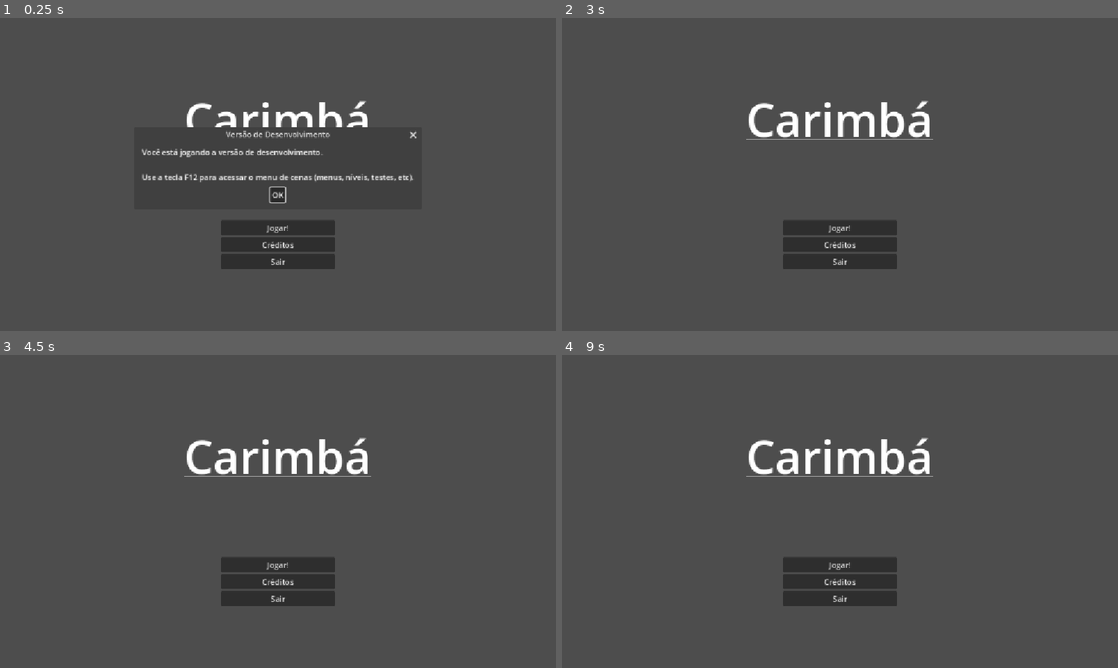
Above: before the commit, frames 1-4 (two rows, left to right).
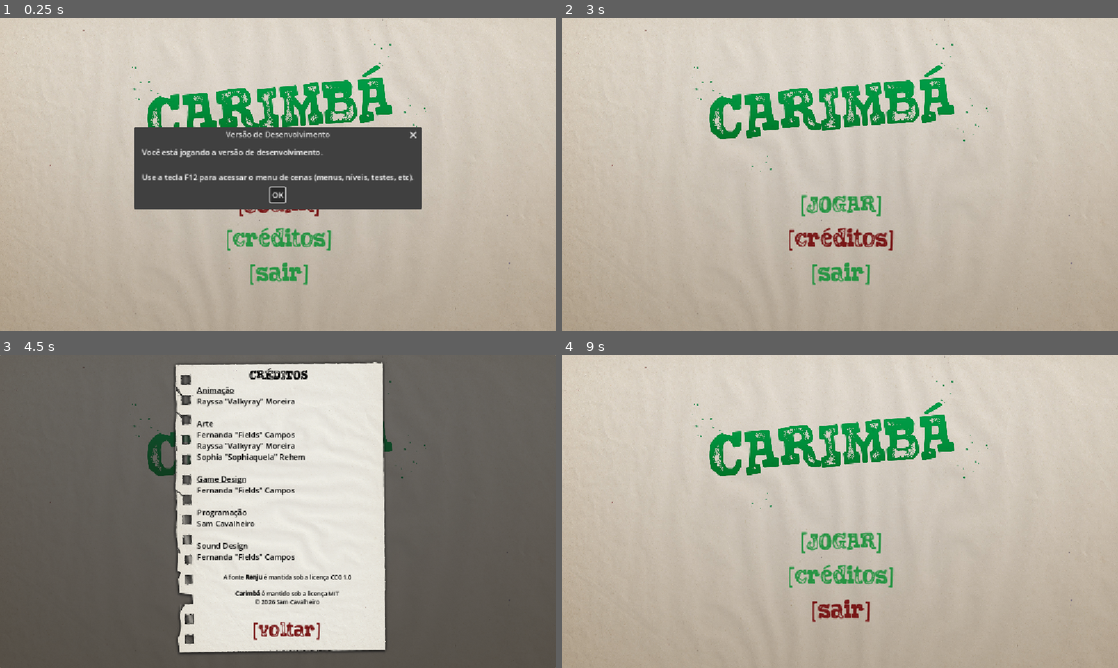
Above: after the commit, the same moments.

Repository: sam-cavalheiro/felpojam-2026
Game: Godot game, scene res://Nodes/Scenes/title_menu_scene.tscn
The game is run twice, just before and just after one commit, with the same random seed, the same clock (stepped at 60 frames per second) and the same inputs.
Inputs (mouse positions are in pixels of both pictures, inside the frame that each line leads up to):
- Up to frame 1 (0.25 s): no input
- Up to frame 2 (3 s): click "Créditos" (after the commit: "[créditos]") at 0.5 s; click "Jogar!" (after the commit: "[JOGAR]") at 1.25 s; click "Jogar!" (after the commit: "[JOGAR]") at 2 s; click "OK" at 2.75 s
- Up to frame 3 (4.5 s): tap Enter (interact) at 3.5, 3.6 s; move the mouse to (400, 495) at 3.52 s; hold Right (move_right) 3.53-4.28 s; click (400, 495) at 3.67 s; tap Space at 4.25 s; move the mouse to (166, 527) at 4.27 s; hold Down (move_down) from 4.28 s (still down); tap Mouse wheel down (switch_next_stamp) at 4.35 s; click (166, 527) at 4.42 s
- Up to frame 4 (9 s): release Down (move_down) at 5 s; click (851, 630) at 5 s, where only the run after the commit has a clickable "[voltar]"; tap Enter (interact) at 5.75, 7.25, 7.35 s; move the mouse to (895, 442) at 5.77 s; hold Right (move_right) 5.78-6.53 s; tap Mouse wheel up (switch_previous_stamp) at 5.85, 8.85 s; click (895, 442) at 5.92 s; tap Space at 6.5, 8 s; move the mouse to (812, 574) at 6.52 s; hold Up (move_up) 6.53-7.28 s; tap 0 (switch_stamp_0) at 6.6 s; click (812, 574) at 6.67 s; move the mouse to (1006, 558) at 7.27 s; hold Left (move_left) 7.28-8.78 s; click (1006, 558) at 7.42 s; move the mouse to (673, 464) at 8.02 s; tap Mouse wheel down (switch_next_stamp) at 8.1 s; click (673, 464) at 8.17 s; move the mouse to (867, 511) at 8.77 s; hold Down (move_down) from 8.78 s (still down); click (867, 511) at 8.92 s

The runs differ from the first frame. In frame 1, 86% of the frame differs, in the area x 0-100%, y 0-100%; in frame 2, 100%; in frame 3, 46%; in frame 4, 100%.

Commit message:
Implementa nova IU (arte e navegabilidade)
- Implementa nova arte e navegabilidade de IU na tela de título: Nodes/Scenes/title_menu_scene.tscn
- Altera texto na tela de créditos: Nodes/Scenes/title_menu_scene.tscn
- Adiciona node de botão da IU: Nodes/UI/game_button.tscn
- Altera navegabilidade da tela de créditos: Scripts/UI/credits_popup.gd
- Adiciona tema para o botão para condizer com o design: Themes/button_theme.tres
- Altera os controles para que o gamepad funcione na navegação de menus: project.godot

Diff:
--- a/Nodes/Scenes/title_menu_scene.tscn
+++ b/Nodes/Scenes/title_menu_scene.tscn
@@ -1,8 +1,15 @@
 [gd_scene format=3 uid="uid://cadywn7bisd2v"]
 
 [ext_resource type="Script" uid="uid://b18w17ism1t1u" path="res://Scripts/title_menu_scene.gd" id="1_q6vkm"]
-[ext_resource type="Script" uid="uid://cke511qrm5yyd" path="res://Scripts/credits_popup.gd" id="3_flkoa"]
-[ext_resource type="Shortcut" uid="uid://cone2ur3q4uby" path="res://Shortcuts/back_shortcut.tres" id="4_anpos"]
+[ext_resource type="Texture2D" uid="uid://d26m7bsrbxxsr" path="res://Images/UI/title_bg.jpg" id="2_anpos"]
+[ext_resource type="Texture2D" uid="uid://cqj6nvw3ubsd5" path="res://Images/UI/title_template.jpg" id="2_j8ujf"]
+[ext_resource type="Theme" uid="uid://d3clp1ysbivd7" path="res://Themes/box_container_theme.tres" id="3_1h33l"]
+[ext_resource type="Script" uid="uid://cke511qrm5yyd" path="res://Scripts/UI/credits_popup.gd" id="3_flkoa"]
+[ext_resource type="PackedScene" uid="uid://biktjuifanhhg" path="res://Nodes/UI/game_button.tscn" id="4_1h33l"]
+[ext_resource type="Texture2D" uid="uid://b4p575conl44n" path="res://Images/UI/title_logo.png" id="4_h8bof"]
+[ext_resource type="Texture2D" uid="uid://do6crq2ff4v8g" path="res://Images/UI/credits_bg.png" id="8_bcff6"]
+[ext_resource type="FontFile" uid="uid://dvj73ss0f7bl" path="res://FontFiles/Renju.otf" id="9_o0tty"]
+[ext_resource type="Shortcut" uid="uid://cone2ur3q4uby" path="res://Shortcuts/back_shortcut.tres" id="10_bcff6"]
 
 [node name="TitleMenuScene" type="Control" unique_id=1122809056]
 layout_mode = 3
@@ -16,106 +23,146 @@
 script = ExtResource("1_q6vkm")
 game_scene = "uid://c3063n0it3fv2"
 
-[node name="RichTextLabel" type="RichTextLabel" parent="." unique_id=1171718256]
+[node name="template" type="TextureRect" parent="." unique_id=1895487145]
+visible = false
+modulate = Color(1, 0.75686276, 0.7176471, 1)
+layout_mode = 1
+anchors_preset = 15
+anchor_right = 1.0
+anchor_bottom = 1.0
+grow_horizontal = 2
+grow_vertical = 2
+texture = ExtResource("2_j8ujf")
+expand_mode = 1
+
+[node name="Background_Texture" type="TextureRect" parent="." unique_id=741612903]
+layout_mode = 1
+anchors_preset = 15
+anchor_right = 1.0
+anchor_bottom = 1.0
+grow_horizontal = 2
+grow_vertical = 2
+texture = ExtResource("2_anpos")
+expand_mode = 1
+
+[node name="TextureRect" type="TextureRect" parent="." unique_id=1610044154]
 layout_mode = 1
 anchors_preset = 5
 anchor_left = 0.5
 anchor_right = 0.5
-offset_left = -286.75
-offset_top = 144.0
-offset_right = 286.75
-offset_bottom = 265.0
-grow_horizontal = 2
-theme_override_font_sizes/normal_font_size = 95
-bbcode_enabled = true
-text = "[u]Carimbá[/u]"
-scroll_active = false
-horizontal_alignment = 1
+offset_left = -306.49567
+offset_top = 53.0
+offset_right = 306.49567
+offset_bottom = 318.0
+grow_horizontal = 2
+texture = ExtResource("4_h8bof")
+expand_mode = 1
 
 [node name="VBoxContainer" type="VBoxContainer" parent="." unique_id=68658985]
 clip_contents = true
-layout_mode = 1
-anchors_preset = 7
-anchor_left = 0.5
-anchor_top = 1.0
-anchor_right = 0.5
-anchor_bottom = 1.0
-offset_left = -118.0
-offset_top = -229.0
-offset_right = 118.0
-offset_bottom = -128.0
-grow_horizontal = 2
-grow_vertical = 0
-size_flags_horizontal = 4
-size_flags_vertical = 4
-metadata/_edit_group_ = true
-
-[node name="Play_Button" type="Button" parent="VBoxContainer" unique_id=1223189946]
-layout_mode = 2
-text = "Jogar!"
-
-[node name="Credits_Button" type="Button" parent="VBoxContainer" unique_id=1763515513]
-layout_mode = 2
-text = "Créditos"
-
-[node name="Quit_Button" type="Button" parent="VBoxContainer" unique_id=2121367315]
-layout_mode = 2
-text = "Sair"
-
-[node name="Créditos" type="Control" parent="." unique_id=2054660805]
-visible = false
-layout_mode = 1
-anchors_preset = 15
-anchor_right = 1.0
-anchor_bottom = 1.0
-grow_horizontal = 2
-grow_vertical = 2
-script = ExtResource("3_flkoa")
-
-[node name="Shadow_Panel" type="Panel" parent="Créditos" unique_id=125227982]
-layout_mode = 1
-anchors_preset = 15
-anchor_right = 1.0
-anchor_bottom = 1.0
-grow_horizontal = 2
-grow_vertical = 2
-metadata/_edit_lock_ = true
-
-[node name="Holder_ColorRect" type="ColorRect" parent="Créditos" unique_id=1529917500]
 layout_mode = 1
 anchors_preset = 8
 anchor_left = 0.5
 anchor_top = 0.5
 anchor_right = 0.5
 anchor_bottom = 0.5
-offset_left = -307.0
-offset_top = -250.0
-offset_right = 231.0
-offset_bottom = 250.0
-grow_horizontal = 2
-grow_vertical = 2
-color = Color(0.14702421, 0.14711371, 0.20062512, 1)
-
-[node name="Title" type="RichTextLabel" parent="Créditos/Holder_ColorRect" unique_id=1079020961]
-layout_mode = 1
-anchors_preset = 10
-anchor_right = 1.0
-offset_top = 7.25
-offset_bottom = 42.75
-grow_horizontal = 2
+offset_left = -143.0
+offset_top = 33.0
+offset_right = 148.00037
+offset_bottom = 268.0
+grow_horizontal = 2
+grow_vertical = 2
+size_flags_horizontal = 4
+size_flags_vertical = 4
+theme = ExtResource("3_1h33l")
+metadata/_edit_group_ = true
+
+[node name="Play_Button" parent="VBoxContainer" unique_id=655849564 instance=ExtResource("4_1h33l")]
+layout_mode = 2
+focus_neighbor_top = NodePath("../Quit_Button")
+focus_neighbor_bottom = NodePath("../Credits_Button")
+text = "[JOGAR]"
+start_focused = true
+
+[node name="Credits_Button" parent="VBoxContainer" unique_id=1313509883 instance=ExtResource("4_1h33l")]
+layout_mode = 2
+focus_neighbor_top = NodePath("../Play_Button")
+focus_neighbor_bottom = NodePath("../Quit_Button")
+text = "[créditos]"
+
+[node name="Quit_Button" parent="VBoxContainer" unique_id=1929852875 instance=ExtResource("4_1h33l")]
+layout_mode = 2
+focus_neighbor_top = NodePath("../Credits_Button")
+focus_neighbor_bottom = NodePath("../Play_Button")
+text = "[sair]"
+
+[node name="Créditos" type="Control" parent="." unique_id=2054660805]
+visible = false
+layout_mode = 1
+anchors_preset = 15
+anchor_right = 1.0
+anchor_bottom = 1.0
+grow_horizontal = 2
+grow_vertical = 2
+script = ExtResource("3_flkoa")
+
+[node name="Shadow_Panel" type="Panel" parent="Créditos" unique_id=125227982]
+layout_mode = 1
+anchors_preset = 15
+anchor_right = 1.0
+anchor_bottom = 1.0
+grow_horizontal = 2
+grow_vertical = 2
+metadata/_edit_lock_ = true
+
+[node name="Holder_TextureRect" type="TextureRect" parent="Créditos" unique_id=858436586]
+layout_mode = 1
+anchors_preset = -1
+anchor_left = 0.29730904
+anchor_right = 0.70269096
+anchor_bottom = 1.0
+grow_horizontal = 2
+grow_vertical = 2
+texture = ExtResource("8_bcff6")
+expand_mode = 1
+metadata/_edit_use_anchors_ = true
+
+[node name="Title" type="RichTextLabel" parent="Créditos/Holder_TextureRect" unique_id=1079020961]
+layout_mode = 1
+anchors_preset = -1
+anchor_top = 0.03549383
+anchor_right = 1.0
+anchor_bottom = 0.090277776
+grow_horizontal = 2
+theme_override_colors/default_color = Color(0, 0, 0, 1)
+theme_override_fonts/normal_font = ExtResource("9_o0tty")
+theme_override_fonts/bold_font = ExtResource("9_o0tty")
+theme_override_font_sizes/normal_font_size = 26
+theme_override_font_sizes/bold_font_size = 26
 bbcode_enabled = true
-text = "[b]CRÉDITOS[/b]"
+text = "CRÉDITOS"
 horizontal_alignment = 1
 vertical_alignment = 1
-
-[node name="People_Credits" type="RichTextLabel" parent="Créditos/Holder_ColorRect" unique_id=1785628883]
-layout_mode = 1
-anchors_preset = -1
-anchor_left = 0.04822695
-anchor_top = 0.096
-anchor_right = 0.5315985
-anchor_bottom = 0.902
-grow_vertical = 2
+metadata/_edit_use_anchors_ = true
+
+[node name="Credits_Holder" type="Control" parent="Créditos/Holder_TextureRect" unique_id=1372491480]
+layout_mode = 1
+anchor_left = 0.13811563
+anchor_top = 0.094135806
+anchor_right = 0.94004285
+anchor_bottom = 0.93209875
+grow_horizontal = 2
+grow_vertical = 2
+metadata/_edit_use_anchors_ = true
+
+[node name="Credits" type="RichTextLabel" parent="Créditos/Holder_TextureRect/Credits_Holder" unique_id=1785628883]
+layout_mode = 1
+anchors_preset = 15
+anchor_right = 1.0
+anchor_bottom = 1.0
+grow_horizontal = 2
+grow_vertical = 2
+theme_override_colors/default_color = Color(0, 0, 0, 1)
 bbcode_enabled = true
 text = "[u]Animação[/u]
 Rayssa \"Valkyray\" Moreira
@@ -132,42 +179,40 @@
 Sam Cavalheiro
 
 [u]Sound Design[/u]
-Fernanda \"Fields\" Campos"
+Fernanda \"Fields\" Campos
+
+[center][font_size=12]A fonte [b]Renju[/b] é mantida sob a licença CC0 1.0
+
+[b]Carimbá[/b] é mantido sob a licença MIT
+© 2026 Sam Cavalheiro[/font_size][/center]"
 scroll_active = false
-vertical_alignment = 1
-metadata/_edit_use_anchors_ = true
-
-[node name="License_Credits" type="RichTextLabel" parent="Créditos/Holder_ColorRect" unique_id=1334463027]
-layout_mode = 1
-anchors_preset = -1
-anchor_left = 0.54460967
-anchor_top = 0.096
-anchor_right = 0.9703604
-anchor_bottom = 0.902
-grow_vertical = 2
-bbcode_enabled = true
-text = "(Crédito das licenças)"
-scroll_active = false
-vertical_alignment = 1
-metadata/_edit_use_anchors_ = true
-
-[node name="Back_Button" type="Button" parent="Créditos/Holder_ColorRect" unique_id=1215367911]
+metadata/_edit_lock_ = true
+
+[node name="Back_Button" parent="Créditos/Holder_TextureRect/Credits_Holder" unique_id=222364056 instance=ExtResource("4_1h33l")]
 layout_mode = 1
 anchors_preset = 7
 anchor_left = 0.5
 anchor_top = 1.0
 anchor_right = 0.5
 anchor_bottom = 1.0
-offset_left = -27.5
-offset_top = -42.0
-offset_right = 27.5
-offset_bottom = -11.0
+offset_left = -75.5
+offset_top = -64.0
+offset_right = 75.5
+offset_bottom = -7.0
 grow_horizontal = 2
 grow_vertical = 0
-shortcut = ExtResource("4_anpos")
-text = "Voltar"
+focus_neighbor_left = NodePath(".")
+focus_neighbor_top = NodePath(".")
+focus_neighbor_right = NodePath(".")
+focus_neighbor_bottom = NodePath(".")
+focus_next = NodePath(".")
+focus_previous = NodePath(".")
+theme_override_font_sizes/font_size = 40
+shortcut = ExtResource("10_bcff6")
+text = "[voltar]"
 
 [connection signal="pressed" from="VBoxContainer/Play_Button" to="." method="_on_play_button_pressed"]
 [connection signal="pressed" from="VBoxContainer/Credits_Button" to="." method="_on_credits_button_pressed"]
 [connection signal="pressed" from="VBoxContainer/Quit_Button" to="." method="_on_quit_button_pressed"]
-[connection signal="pressed" from="Créditos/Holder_ColorRect/Back_Button" to="Créditos" method="_on_back_button_pressed"]
+[connection signal="visibility_changed" from="Créditos" to="Créditos" method="_on_visibility_changed"]
+[connection signal="pressed" from="Créditos/Holder_TextureRect/Credits_Holder/Back_Button" to="Créditos" method="_on_back_button_pressed"]
--- /dev/null
+++ b/Nodes/UI/game_button.tscn
@@ -0,0 +1,12 @@
+[gd_scene format=3 uid="uid://biktjuifanhhg"]
+
+[ext_resource type="Theme" uid="uid://ck3u4t3b3ugw0" path="res://Themes/button_theme.tres" id="1_lyiek"]
+[ext_resource type="Script" uid="uid://tpxnlomouuma" path="res://Scripts/UI/game_button.gd" id="2_lyiek"]
+
+[node name="GameButton" type="Button" unique_id=655849564]
+theme = ExtResource("1_lyiek")
+action_mode = 0
+text = "[botão]"
+script = ExtResource("2_lyiek")
+
+[connection signal="mouse_entered" from="." to="." method="_on_mouse_entered"]
--- /dev/null
+++ b/Scripts/UI/credits_popup.gd
@@ -0,0 +1,11 @@
+extends Control
+
+
+func _on_back_button_pressed() -> void:
+	hide()
+
+func _on_visibility_changed() -> void:
+	if is_visible_in_tree():
+		$Holder_TextureRect/Credits_Holder/Back_Button.grab_focus()
+	else:
+		$"../VBoxContainer/Credits_Button".grab_focus()
--- /dev/null
+++ b/Scripts/UI/game_button.gd
@@ -0,0 +1,13 @@
+extends Button
+
+
+@export var start_focused: bool = false
+
+# Called when the node enters the scene tree for the first time.
+func _ready() -> void:
+	if start_focused:
+		grab_focus()
+
+
+func _on_mouse_entered() -> void:
+	grab_focus()
--- a/Scripts/credits_popup.gd
+++ /dev/null
@@ -1,5 +0,0 @@
-extends Control
-
-
-func _on_back_button_pressed() -> void:
-	hide()
--- /dev/null
+++ b/Themes/box_container_theme.tres
@@ -0,0 +1,4 @@
+[gd_resource type="Theme" format=3 uid="uid://d3clp1ysbivd7"]
+
+[resource]
+BoxContainer/constants/separation = 14
--- /dev/null
+++ b/Themes/button_theme.tres
@@ -0,0 +1,25 @@
+[gd_resource type="Theme" format=3 uid="uid://ck3u4t3b3ugw0"]
+
+[ext_resource type="FontFile" uid="uid://dvj73ss0f7bl" path="res://FontFiles/Renju.otf" id="1_oxmtg"]
+
+[sub_resource type="StyleBoxEmpty" id="StyleBoxEmpty_0hxum"]
+
+[sub_resource type="StyleBoxEmpty" id="StyleBoxEmpty_fgr3t"]
+
+[sub_resource type="StyleBoxEmpty" id="StyleBoxEmpty_g7sgh"]
+
+[sub_resource type="StyleBoxEmpty" id="StyleBoxEmpty_g2r6j"]
+
+[sub_resource type="StyleBoxEmpty" id="StyleBoxEmpty_mumj6"]
+
+[resource]
+Button/colors/font_color = Color(0.14901961, 0.5803922, 0.2627451, 1)
+Button/colors/font_focus_color = Color(0.47058824, 0.09019608, 0.09019608, 1)
+Button/colors/font_hover_color = Color(0.47058824, 0.09019608, 0.09019608, 1)
+Button/font_sizes/font_size = 48
+Button/fonts/font = ExtResource("1_oxmtg")
+Button/styles/disabled = SubResource("StyleBoxEmpty_0hxum")
+Button/styles/focus = SubResource("StyleBoxEmpty_fgr3t")
+Button/styles/hover = SubResource("StyleBoxEmpty_g7sgh")
+Button/styles/normal = SubResource("StyleBoxEmpty_g2r6j")
+Button/styles/pressed = SubResource("StyleBoxEmpty_mumj6")
--- a/project.godot
+++ b/project.godot
@@ -24,10 +24,25 @@
 
 [display]
 
+window/size/mode=3
 window/stretch/mode="canvas_items"
 
 [input]
 
+ui_accept={
+"deadzone": 0.5,
+"events": [Object(InputEventKey,"resource_local_to_scene":false,"resource_name":"","device":0,"window_id":0,"alt_pressed":false,"shift_pressed":false,"ctrl_pressed":false,"meta_pressed":false,"pressed":false,"keycode":4194309,"physical_keycode":0,"key_label":0,"unicode":0,"location":0,"echo":false,"script":null)
+, Object(InputEventKey,"resource_local_to_scene":false,"resource_name":"","device":0,"window_id":0,"alt_pressed":false,"shift_pressed":false,"ctrl_pressed":false,"meta_pressed":false,"pressed":false,"keycode":4194310,"physical_keycode":0,"key_label":0,"unicode":0,"location":0,"echo":false,"script":null)
+, Object(InputEventKey,"resource_local_to_scene":false,"resource_name":"","device":0,"window_id":0,"alt_pressed":false,"shift_pressed":false,"ctrl_pressed":false,"meta_pressed":false,"pressed":false,"keycode":32,"physical_keycode":0,"key_label":0,"unicode":32,"location":0,"echo":false,"script":null)
+, Object(InputEventJoypadButton,"resource_local_to_scene":false,"resource_name":"","device":-1,"button_index":0,"pressure":0.0,"pressed":true,"script":null)
+]
+}
+ui_select={
+"deadzone": 0.5,
+"events": [Object(InputEventJoypadButton,"resource_local_to_scene":false,"resource_name":"","device":-1,"button_index":3,"pressure":0.0,"pressed":false,"script":null)
+, Object(InputEventKey,"resource_local_to_scene":false,"resource_name":"","device":0,"window_id":0,"alt_pressed":false,"shift_pressed":false,"ctrl_pressed":false,"meta_pressed":false,"pressed":false,"keycode":32,"physical_keycode":0,"key_label":0,"unicode":32,"location":0,"echo":false,"script":null)
+]
+}
 ui_cancel={
 "deadzone": 0.5,
 "events": [Object(InputEventKey,"resource_local_to_scene":false,"resource_name":"","device":0,"window_id":0,"alt_presse …(194 unchanged characters)…
Renamed: Scripts/credits_popup.gd.uid -> Scripts/UI/credits_popup.gd.uid
Not shown, added: Scripts/UI/game_button.gd.uid
